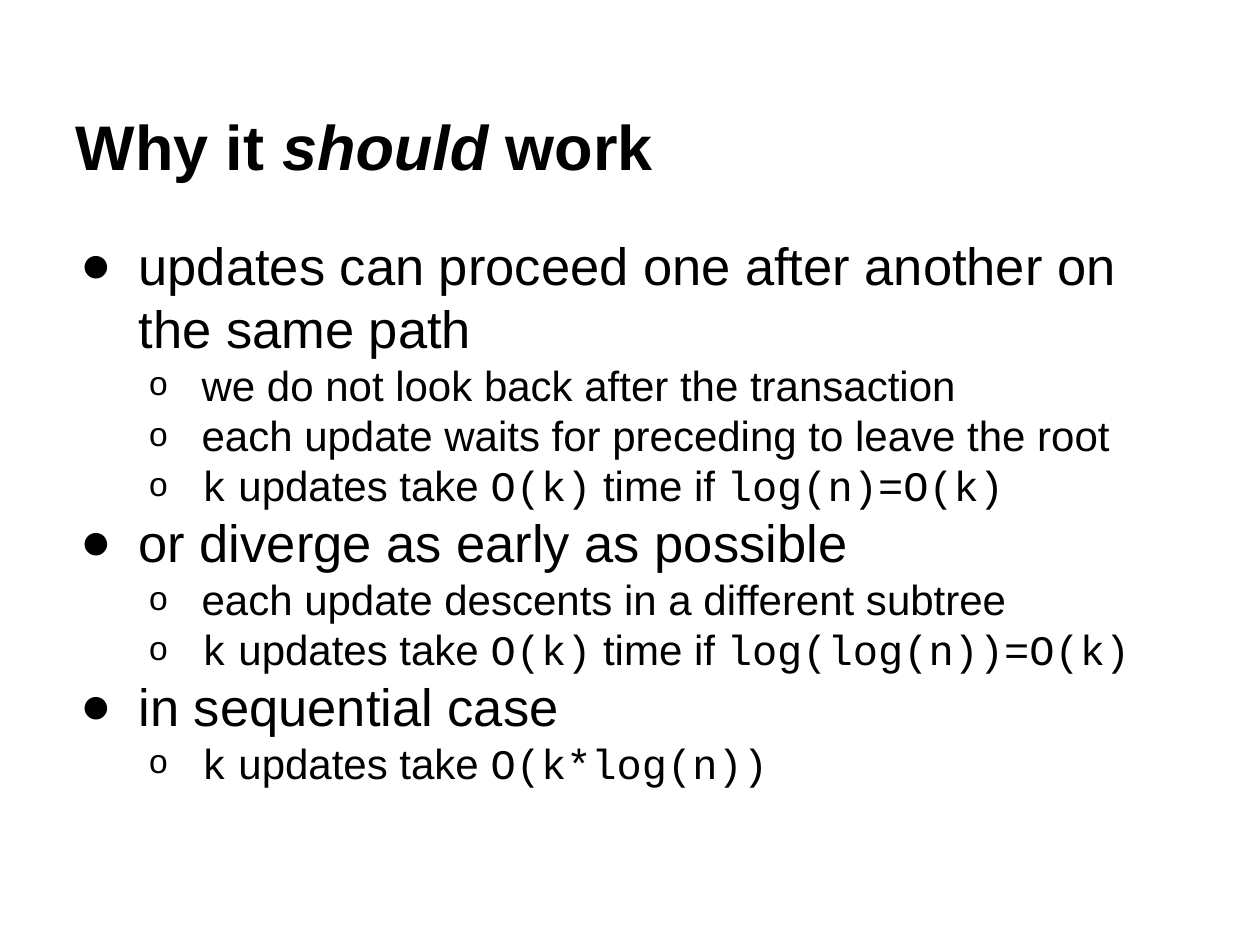
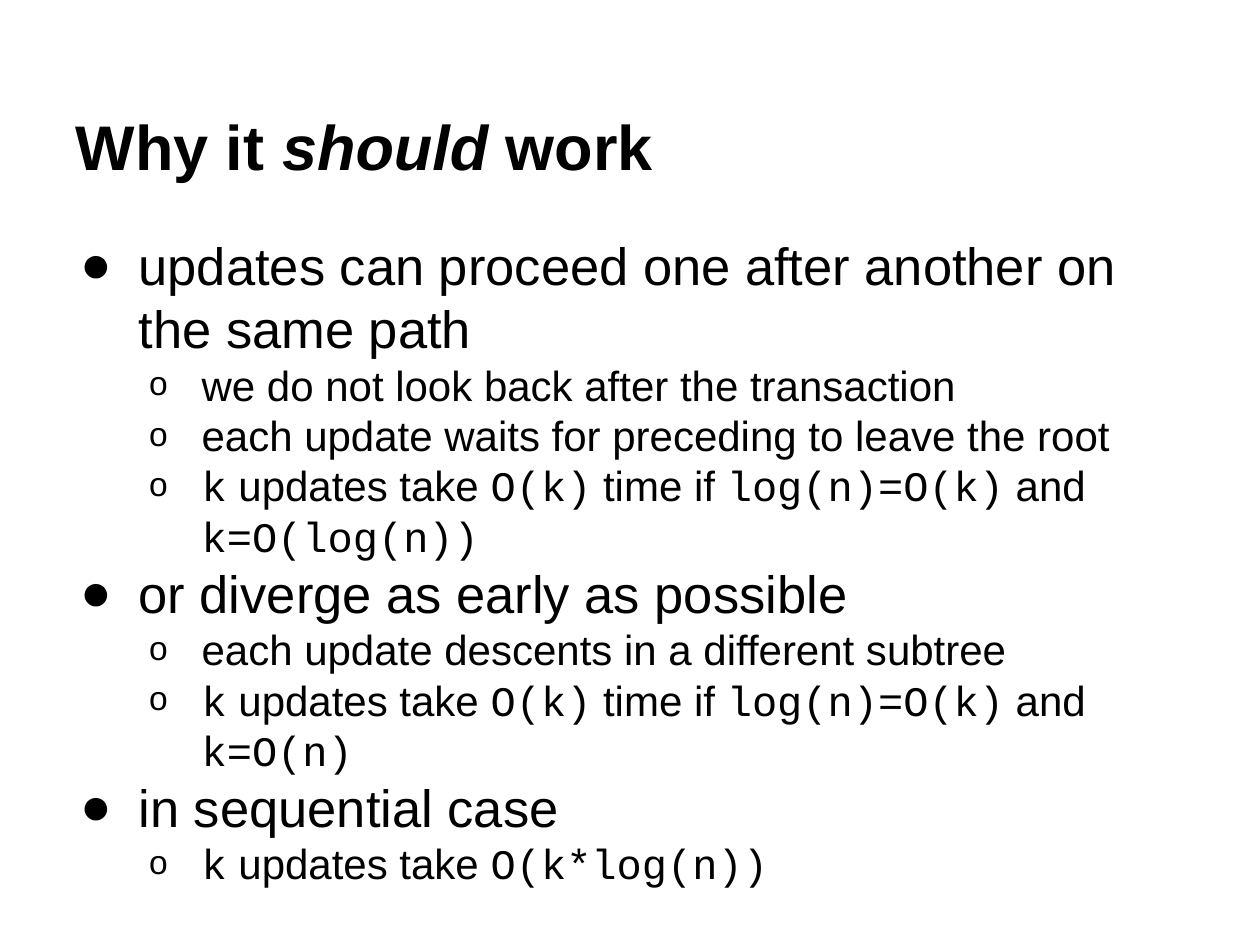
Before and after one commit to stupaq/stm-heaps, a slide deck: slide 10 of docs/stm-heap-slides.pptx. Drawn at 1260x945 pixels with LibreOffice and Linux fonts; fonts in the diff are those of the drawing. Boxes give left, top, right and bottom in pixels: in the first picture for what was removed or moved away, otherwise in the second. Text is boxed around its words. In the diff, an @@ line names an element or a change of style, - is before the commit and + after.

Commit message:
Fixed slides.

```diff
--- a/docs/stm-heap-slides.pptx
+++ b/docs/stm-heap-slides.pptx
@@ text at (202,470,1086,561): text changed; font Arial to Courier New @@
-  o k updates take O(k) time if log(n)=O(k)
+  o k updates take O(k) time if log(n)=O(k) and k=O(log(n))
@@ text at (202,685,1086,775): text changed @@
-  o k updates take O(k) time if log(log(n))=O(k)
+  o k updates take O(k) time if log(n)=O(k) and k=O(n)
```
Also in this commit, not shown: 3 other slides changed, 1 other file.
